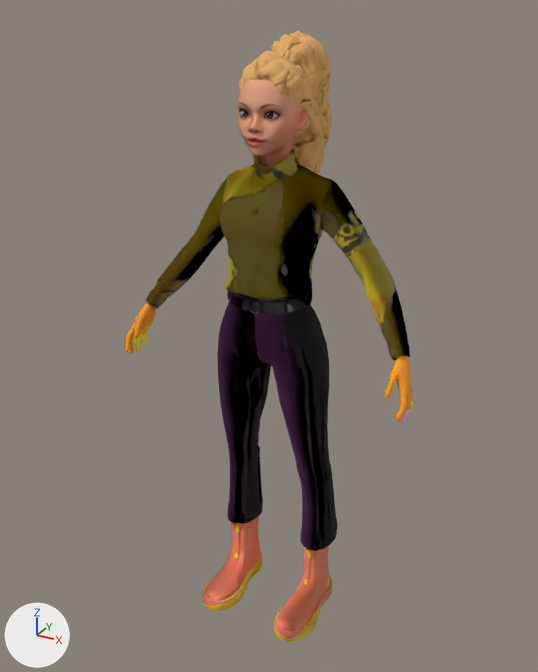
The FBX model Assets/Models/BlueHair.fbx, before and after one commit.
The view is the same before and after, from a 50 mm lens placed at (0.966, -1.816, 1.874), pointed at (-0.033, 0.001, 0.966). Arrows for +X, +Y and +Z are at lower left; the lights stay in place. The older version comes first.

The first picture shows 'Wolf3D_Body', 'Wolf3D_Hair', 'Wolf3D_Head', 'Wolf3D_Outfit_Bottom', 'Wolf3D_Outfit_Footwear', 'Wolf3D_Outfit_Top' and 2 more.
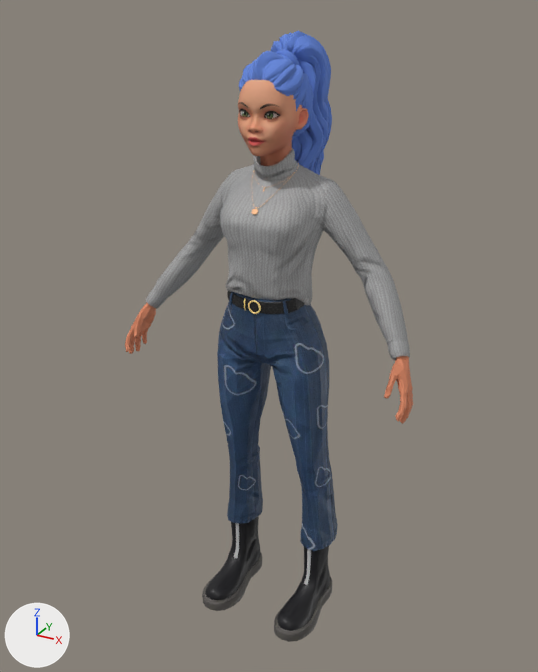
Location of each change, [x1, y1, x2, y2] in pixels of the pictures (538 x 672 px):
'Wolf3D_Outfit_Top', surface changed (brown to grey)
    both: [146, 149, 410, 360]
'Wolf3D_Outfit_Bottom', surface changed (lighter)
    both: [217, 291, 338, 551]
'Wolf3D_Hair', surface changed (orange to blue)
    both: [239, 31, 332, 175]
'Wolf3D_Outfit_Footwear', surface changed (orange to black)
    both: [202, 516, 332, 642]
'Wolf3D_Body', surface changed
    both: [125, 303, 413, 424]

The change, as a list of edits to the scene's bpy script:
```text
Add img_bluehair_pants_jpg:
    img_bluehair_pants_jpg = load_image('BlueHair-Pants.jpg', '_unpacked/BlueHair-Pants.jpg', 1024, 1024, 'sRGB')
Add img_bluehair_pantsbump_jpg:
    img_bluehair_pantsbump_jpg = load_image('BlueHair-PantsBump.jpg', '_unpacked/BlueHair-PantsBump.jpg', 512, 512, 'Non-Color')
Add img_bluehair_shoes_jpg:
    img_bluehair_shoes_jpg = load_image('BlueHair-Shoes.jpg', '_unpacked/BlueHair-Shoes.jpg', 512, 512, 'sRGB')
Add img_bluehair_shoesbump_jpg:
    img_bluehair_shoesbump_jpg = load_image('BlueHair-ShoesBump.jpg', '_unpacked/BlueHair-ShoesBump.jpg', 512, 512, 'Non-Color')
Add img_bluehair_hairbump_jpg:
    img_bluehair_hairbump_jpg = load_image('BlueHair-HairBump.jpg', '_unpacked/BlueHair-HairBump.jpg', 1024, 1024, 'Non-Color')
Add img_bluehair_hair_jpg:
    img_bluehair_hair_jpg = load_image('BlueHair-Hair.jpg', '_unpacked/BlueHair-Hair.jpg', 2, 2, 'sRGB')
Add img_bluehair_skinbump_jpg:
    img_bluehair_skinbump_jpg = load_image('BlueHair-SkinBump.jpg', '_unpacked/BlueHair-SkinBump.jpg', 512, 512, 'Non-Color')
Add img_bluehair_hands_jpg:
    img_bluehair_hands_jpg = load_image('BlueHair-Hands.jpg', '_unpacked/BlueHair-Hands.jpg', 2, 2, 'sRGB')
Add img_bluehair_top_jpg:
    img_bluehair_top_jpg = load_image('BlueHair-Top.jpg', '_unpacked/BlueHair-Top.jpg', 1024, 1024, 'sRGB')
Add img_bluehair_topbump_jpg:
    img_bluehair_topbump_jpg = load_image('BlueHair-TopBump.jpg', '_unpacked/BlueHair-TopBump.jpg', 512, 512, 'Non-Color')
Change mat_wolf3d_outfit_bottom:
    where n2 = _N.new('ShaderNodeTexImage'); n2.name = 'Image Texture'
    remove n2.extension = 'EXTEND'
    n2.image: img_image_7_jpg -> img_bluehair_pants_jpg
    where n3 = _N.new('ShaderNodeTexImage'); n3.name = 'Image Texture.001'
    remove n3.extension = 'EXTEND'
    n3.image: img_image_6_jpg -> img_bluehair_pantsbump_jpg
Change mat_wolf3d_outfit_footwear:
    where n2 = _N.new('ShaderNodeTexImage'); n2.name = 'Image Texture'
    remove n2.extension = 'EXTEND'
    n2.image: img_image_10_jpg -> img_bluehair_shoes_jpg
    where n3 = _N.new('ShaderNodeTexImage'); n3.name = 'Image Texture.001'
    remove n3.extension = 'EXTEND'
    n3.image: img_image_9_jpg -> img_bluehair_shoesbump_jpg
Change mat_wolf3d_body:
    where n2 = _N.new('ShaderNodeTexImage'); n2.name = 'Image Texture'
    n2.image: img_image_15_jpg -> img_bluehair_hands_jpg
    where n3 = _N.new('ShaderNodeTexImage'); n3.name = 'Image Texture.001'
    remove n3.extension = 'EXTEND'
    n3.image: img_image_5_jpg -> img_bluehair_skinbump_jpg
Change mat_wolf3d_hair:
    where n2 = _N.new('ShaderNodeTexImage'); n2.name = 'Image Texture'
    n2.image: img_image_4_jpg -> img_bluehair_hair_jpg
    where n3 = _N.new('ShaderNodeTexImage'); n3.name = 'Image Texture.001'
    n3.image: img_image_3_jpg -> img_bluehair_hairbump_jpg
Change mat_wolf3d_outfit_top:
    where n2 = _N.new('ShaderNodeTexImage'); n2.name = 'Image Texture'
    remove n2.extension = 'EXTEND'
    n2.image: img_image_13_jpg -> img_bluehair_top_jpg
    where n3 = _N.new('ShaderNodeTexImage'); n3.name = 'Image Texture.001'
    remove n3.extension = 'EXTEND'
    n3.image: img_image_12_jpg -> img_bluehair_topbump_jpg
```
